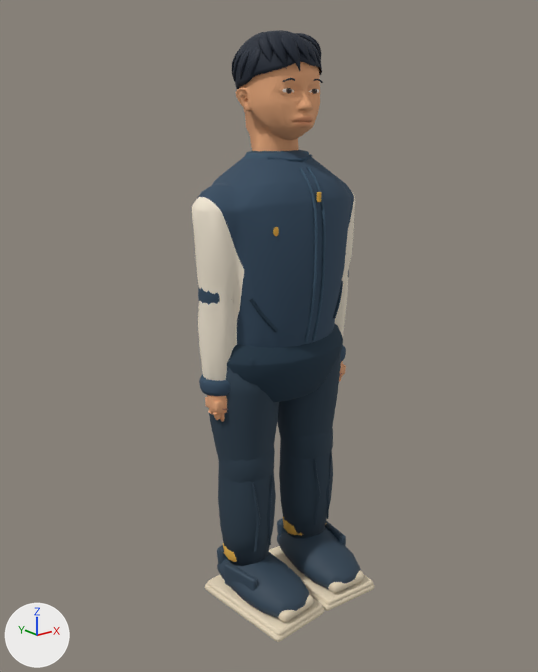
One commit to the Blender file models/atrium/animations/you-motion.blend: the scene before it, then after it.
Rendered twice from a camera (50 mm lens) standing at (-1.313, -1.604, 1.462) and looking at (-0.037, -0.009, 0.824). Lighting does not change. The marker at lower left points along +X, +Y and +Z. The picture after the commit comes second.

The first picture shows 'Hair fitted short undercut', 'Head', 'SkinnedArticulationCore', 'SkinnedArticulationDetail', 'TrouserSeat' and 21 more.
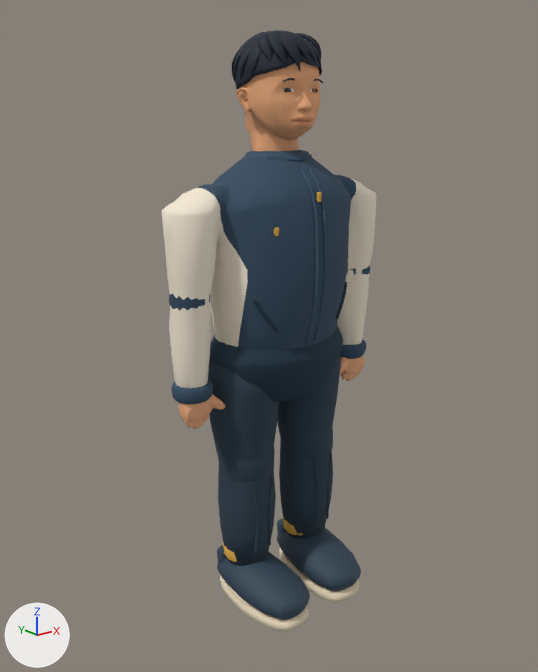
Where the newer file only moved an object's origin or applied its transform, the numbers keep the older frame.

Location of each change, (x1, y1, x2, y2) in pixels of the pictures (538 x 672 px; the box of a moved part takes in the faces that stretch with it):
'SkinnedArticulationCore', reshaped (18% wider): before (192, 150, 374, 642); after (162, 150, 377, 631)
'SkinnedArticulationDetail', reshaped (33% wider): before (198, 270, 349, 552); after (169, 266, 370, 552)
part 1 of me_skinnedarticulationdetailmesh, moved or reshaped: before (198, 285, 220, 305); after (169, 293, 211, 310)
part 2 of me_skinnedarticulationdetailmesh, moved or reshaped (not visible before): after (346, 266, 370, 275)
part 3 of me_skinnedarticulationcoremesh, rebuilt (64% wider, 9% taller): before (192, 197, 244, 381); after (162, 188, 248, 388)
part 4 of me_skinnedarticulationcoremesh, rebuilt: before (335, 192, 355, 337); after (337, 178, 377, 345)
part 5 of me_skinnedarticulationcoremesh, rebuilt: before (306, 584, 374, 611); after (279, 548, 359, 602)
part 6 of me_skinnedarticulationcoremesh, rebuilt: before (205, 583, 324, 642); after (220, 576, 309, 631)
part 7 of me_skinnedarticulationcoremesh, rebuilt (27% narrower, 26% shorter): before (207, 575, 323, 635); after (222, 578, 306, 622)
part 8 of me_skinnedarticulationcoremesh, rebuilt (28% narrower, 28% shorter): before (269, 546, 373, 605); after (282, 551, 357, 593)
part 9 of me_skinnedarticulationcoremesh, added (brown): after (340, 356, 365, 381)
part 10 of me_skinnedarticulationcoremesh, deleted (mostly hidden): before (221, 377, 346, 591)
part 11 of me_skinnedarticulationcoremesh, moved or reshaped: before (197, 150, 354, 420); after (171, 150, 366, 429)
part 12 of me_skinnedarticulationcoremesh, deleted: before (278, 570, 364, 622)
part 13 of me_skinnedarticulationcoremesh, surface changed: (209, 353, 361, 618) in both

The change in detail:
me_skinnedarticulationdetailmesh is used by ob_skinnedarticulationdetail; location (0.0, 0.0, 0.0).
me_skinnedarticulationdetailmesh had 1328 vertices, 1968 faces and spanned x -0.26..0.26, y -0.092..0.074, z 0.195..1.076.
me_skinnedarticulationdetailmesh now has 548 vertices, 1024 faces and spans x -0.35..0.35, y -0.092..0.074, z 0.195..1.076.
me_skinnedarticulationdetailmesh part 1: the loose piece of 114 vertices spanning x -0.26..-0.15, y -0.056..0.05, z 0.914..1.076 is moved by (-0.09, 0.0, 0.0).
me_skinnedarticulationdetailmesh part 2: the loose piece of 114 vertices spanning x 0.15..0.26, y -0.056..0.05, z 0.914..1.076 is moved by (0.09, 0.0, 0.0).
Other edits to the shape of me_skinnedarticulationdetailmesh do not show in these pictures.
me_skinnedarticulationcoremesh is used by ob_skinnedarticulationcore; location (0.0, 0.0, 0.0).
me_skinnedarticulationcoremesh had 7287 vertices, 13776 faces and spanned x -0.267..0.268, y -0.251..0.163, z 0.002..1.34.
me_skinnedarticulationcoremesh now has 6180 vertices, 11640 faces and spans x -0.357..0.357, y -0.235..0.171, z 0.002..1.34.
me_skinnedarticulationcoremesh part 3: the loose piece of 242 vertices spanning x -0.267..-0.18, y -0.086..0.082, z 0.705..1.233 is rebuilt with 314 vertices and now spans x -0.357..-0.18, y -0.099..0.094, z 0.705..1.255.
me_skinnedarticulationcoremesh part 4: the loose piece of 240 vertices spanning x 0.18..0.268, y -0.085..0.081, z 0.705..1.233 is rebuilt with 305 vertices and now spans x 0.18..0.357, y -0.099..0.095, z 0.705..1.256.
me_skinnedarticulationcoremesh part 5: the loose piece of 96 vertices spanning x 0.002..0.223, y -0.251..0.101, z 0.002..0.027 is rebuilt with 192 vertices and now spans x 0.028..0.196, y -0.234..0.095, z 0.002..0.033.
me_skinnedarticulationcoremesh part 6: the loose piece of 96 vertices spanning x -0.223..-0.002, y -0.251..0.101, z 0.002..0.027 is rebuilt with 192 vertices and now spans x -0.196..-0.028, y -0.234..0.095, z 0.002..0.033.
me_skinnedarticulationcoremesh part 7: the loose piece of 56 vertices spanning x -0.217..-0.008, y -0.248..0.094, z 0.019..0.038 is rebuilt with 490 vertices and now spans x -0.192..-0.032, y -0.225..0.085, z 0.032..0.036.
me_skinnedarticulationcoremesh part 8: the loose piece of 56 vertices spanning x 0.008..0.217, y -0.248..0.094, z 0.019..0.038 is rebuilt with 490 vertices and now spans x 0.032..0.192, y -0.225..0.085, z 0.032..0.036.
me_skinnedarticulationcoremesh part 9: a new loose piece of 452 vertices spanning x 0.212..0.34, y -0.043..0.019, z 0.612..0.74, in mat_skinnedarticulationcore_vertex_surface.
me_skinnedarticulationcoremesh part 10: 17 loose pieces with 2027 vertices, spanning x -0.23..0.246, y -0.176..0.004, z 0.062..0.711, are deleted.
me_skinnedarticulationcoremesh part 11: 4 vertices moved within x -0.18..0.18, y -0.14..0.09, z 0.76..1.269; 2118 vertices removed from x -0.263..0.263, y -0.175..0.163, z 0.619..1.34; 1541 vertices added at x -0.353..0.353, y -0.182..0.171, z 0.611..1.34.
me_skinnedarticulationcoremesh part 12: 192 vertices removed from x -0.166..0.166, y -0.238..-0.187, z 0.041..0.077.
me_skinnedarticulationcoremesh part 13: 3930 kept faces spanning x -0.225..0.225, y -0.235..0.148, z 0.015..1.34 get new texture (UV) coordinates.
Other edits to the shape of me_skinnedarticulationcoremesh do not show in these pictures.
